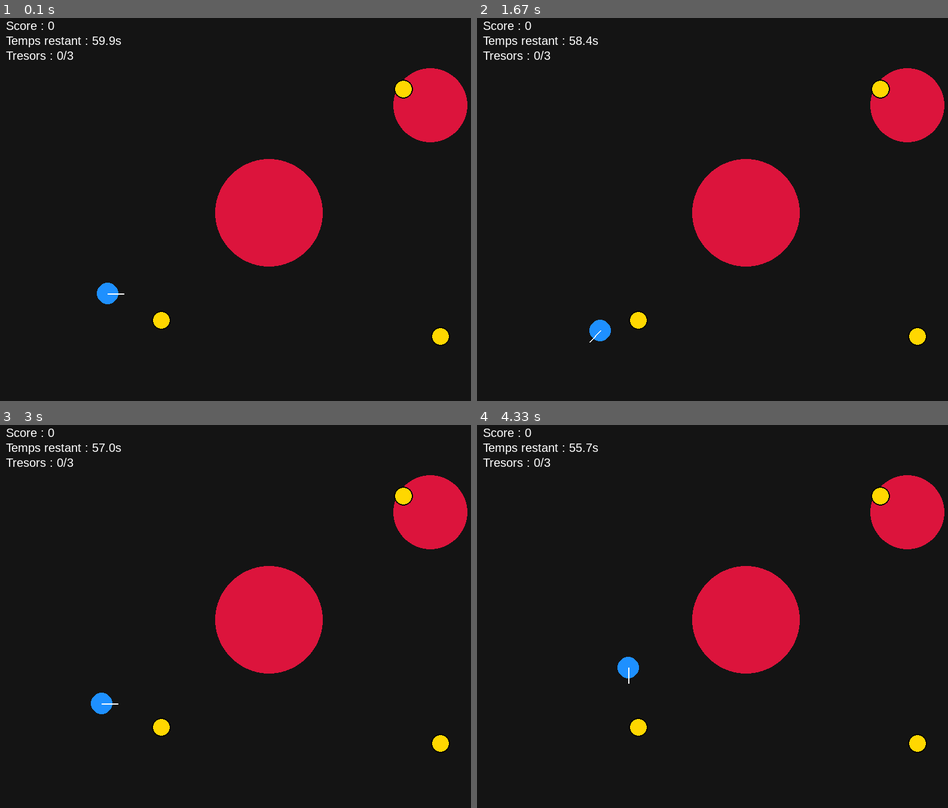
Above: before the commit, frames 1-4 (two rows, left to right).
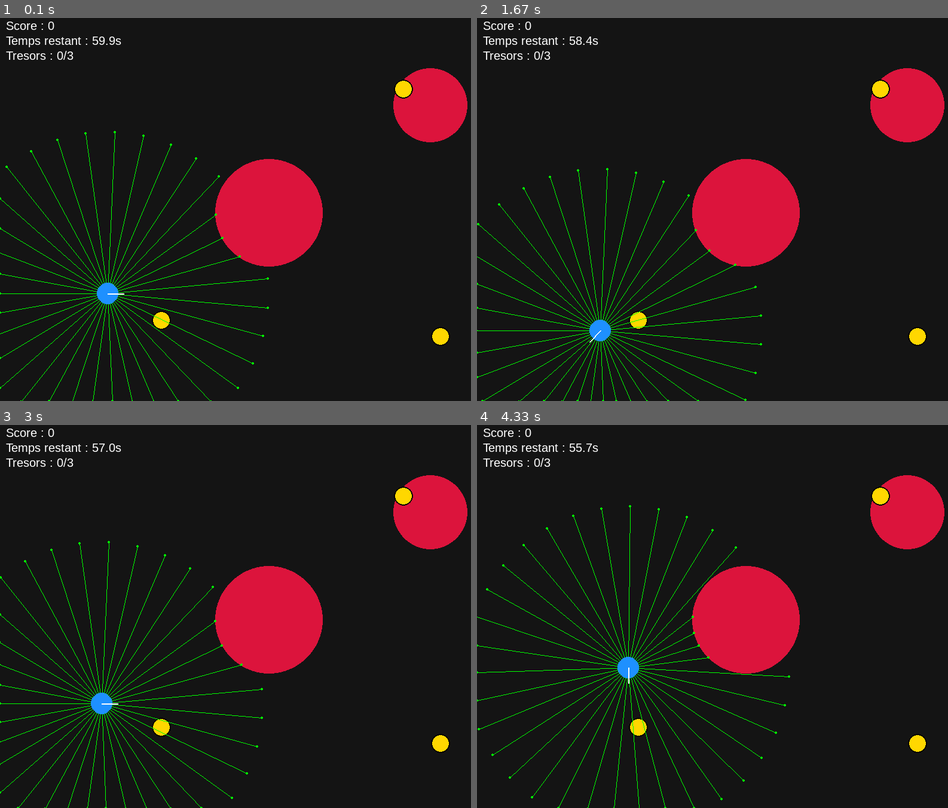
Above: after the commit, the same moments.

Repository: NassimBenhamed/Robot_Mobile
Game: pygame game, started from main_pygame.py
The game is run twice, just before and just after one commit, with the same random seed, the same clock (stepped at 60 frames per second) and the same inputs.
Inputs:
- Up to frame 1 (0.1 s): no input
- Up to frame 2 (1.67 s): hold Right 0.33-0.8 s; hold Up 0.83-1.13 s; hold Right 1.17-1.63 s
- Up to frame 3 (3 s): hold Left 1.67-2.2 s; hold Down 2.23-2.53 s; hold Left 2.57-2.97 s
- Up to frame 4 (4.33 s): hold Up 3-3.37 s; hold Right 3.4-4.03 s; hold Down from 4.07 s (still down)

The runs differ from the first frame. In frame 1, 1.4% of the frame differs, in the area x 0-58%, y 29-100%; in frame 2, 1.3%; in frame 3, 1.4%; in frame 4, 1.5%, in the area x 0-67%, y 20-100%.

Commit message:
Ajout du capteur Lidar et affichage des rayons en mode pygame

Diff:
--- a/main_pygame.py
+++ b/main_pygame.py
@@ -6,6 +6,7 @@
 from robot.environnement import Environnement
 from robot.obstacles import ObstacleCirculaire
 from robot.game import Treasure, GameState
+from robot.sensors import Lidar
 
 def main():
     # Monde : 10 x 7 (unités)
@@ -15,6 +16,8 @@
     env.set_game(game)
 
     robot = RobotMobile(x=2.0, y=2.0, moteur=MoteurDifferentiel(), rayon=0.2)
+    lidar = Lidar(n_rays=36, max_range=3.0)
+    robot.add_capteur(lidar)
     env.ajouter_robot(robot)
 
     # Obstacles
@@ -43,6 +46,7 @@
 
         robot.commander(**cmd)
         env.mettre_a_jour(dt)
+        robot.read_sensors(env)
         vue.dessiner_environnement(env)
 
     print(f"Fin du programme pygame. Score final = {game.score} | Trésors = {game.treasures_collected}/{len(env.treasures)}")
--- a/robot/robot_mobile.py
+++ b/robot/robot_mobile.py
@@ -1,5 +1,5 @@
 import math
-from typing import Optional, Any, Dict
+from typing import Optional, Any, List
 from robot.moteur import Moteur
 
 
@@ -18,6 +18,7 @@
         self.__y = float(y)
         self.__orientation = float(orientation) % (2 * math.pi)
         self.rayon = float(rayon)
+        self.capteurs: List[Any] = []
 
         if moteur is not None and not RobotMobile.moteur_valide(moteur):
             raise TypeError("Le moteur fourni n'est pas valide")
@@ -92,3 +93,16 @@
     @staticmethod
     def moteur_valide(moteur: Any) -> bool:
         return isinstance(moteur, Moteur)
+
+    # =========================
+    # Capteurs
+    # =========================
+    def add_capteur(self, capteur: Any) -> None:
+        self.capteurs.append(capteur)
+
+    def read_sensors(self, env) -> dict:
+        mesures = {}
+        for capteur in self.capteurs:
+            nom = capteur.__class__.__name__
+            mesures[nom] = capteur.read(self, env)
+        return mesures
--- /dev/null
+++ b/robot/sensors/__init__.py
@@ -0,0 +1,2 @@
+from .capteur import Capteur
+from .lidar import Lidar
--- /dev/null
+++ b/robot/sensors/capteur.py
@@ -0,0 +1,14 @@
+from abc import ABC, abstractmethod
+
+
+class Capteur(ABC):
+    """
+    Classe abstraite pour tous les capteurs du robot.
+    """
+
+    @abstractmethod
+    def read(self, robot, env):
+        """
+        Retourne une mesure du capteur à partir du robot et de l'environnement.
+        """
+        pass
--- /dev/null
+++ b/robot/sensors/lidar.py
@@ -0,0 +1,67 @@
+import math
+from typing import List, Tuple
+
+from robot.sensors.capteur import Capteur
+
+
+class Lidar(Capteur):
+    """
+    Lidar simple 2D par lancer de rayons.
+    - n_rays : nombre de rayons
+    - max_range : portée maximale en unités monde
+    - fov : champ de vision en radians
+    """
+
+    def __init__(self, n_rays: int = 36, max_range: float = 3.0, fov: float = 2 * math.pi):
+        self.n_rays = int(n_rays)
+        self.max_range = float(max_range)
+        self.fov = float(fov)
+
+        # Résultats du dernier scan
+        self.distances: List[float] = []
+        self.hit_points: List[Tuple[float, float]] = []
+
+    def read(self, robot, env):
+        """
+        Lance n_rays rayons autour du robot.
+        Retourne une liste de distances.
+        """
+        self.distances = []
+        self.hit_points = []
+
+        if self.n_rays <= 1:
+            angles = [robot.orientation]
+        else:
+            angle_start = robot.orientation - self.fov / 2.0
+            angle_step = self.fov / (self.n_rays - 1)
+
+            angles = [angle_start + i * angle_step for i in range(self.n_rays)]
+
+        for angle in angles:
+            distance, hit_x, hit_y = self._cast_single_ray(robot.x, robot.y, angle, env)
+            self.distances.append(distance)
+            self.hit_points.append((hit_x, hit_y))
+
+        return self.distances
+
+    def _cast_single_ray(self, x0: float, y0: float, angle: float, env):
+        """
+        Lance un seul rayon.
+        Méthode simple : on avance par petits pas jusqu'à collision ou portée max.
+        """
+        step = 0.03  # précision du lidar
+        distance = 0.0
+
+        while distance <= self.max_range:
+            x = x0 + distance * math.cos(angle)
+            y = y0 + distance * math.sin(angle)
+
+            if env.collision(x, y, 0.0):
+                return distance, x, y
+
+            distance += step
+
+        # rien touché : portée max
+        x = x0 + self.max_range * math.cos(angle)
+        y = y0 + self.max_range * math.sin(angle)
+        return self.max_range, x, y
--- a/robot/vue.py
+++ b/robot/vue.py
@@ -64,6 +64,16 @@
         y2 = py - int(1.5 * r * math.sin(robot.orientation))
         pygame.draw.line(self.screen, (255, 255, 255), (px, py), (x2, y2), 2)
 
+    def dessiner_lidar(self, robot: RobotMobile) -> None:
+        for capteur in getattr(robot, "capteurs", []):
+            if capteur.__class__.__name__ == "Lidar":
+                x0, y0 = self.convertir_coordonnees(robot.x, robot.y)
+
+                for (hx, hy) in capteur.hit_points:
+                    x1, y1 = self.convertir_coordonnees(hx, hy)
+                    pygame.draw.line(self.screen, (0, 255, 0), (x0, y0), (x1, y1), 1)
+                    pygame.draw.circle(self.screen, (0, 255, 0), (x1, y1), 2)
+
     def dessiner_treasures(self, env: Environnement) -> None:
         for treasure in env.treasures:
             if treasure.collected:
@@ -106,6 +116,7 @@
 
         # Robot
         if env.robot is not None:
+            self.dessiner_lidar(env.robot)
             self.dessiner_robot(env.robot)
 
         # HUD
